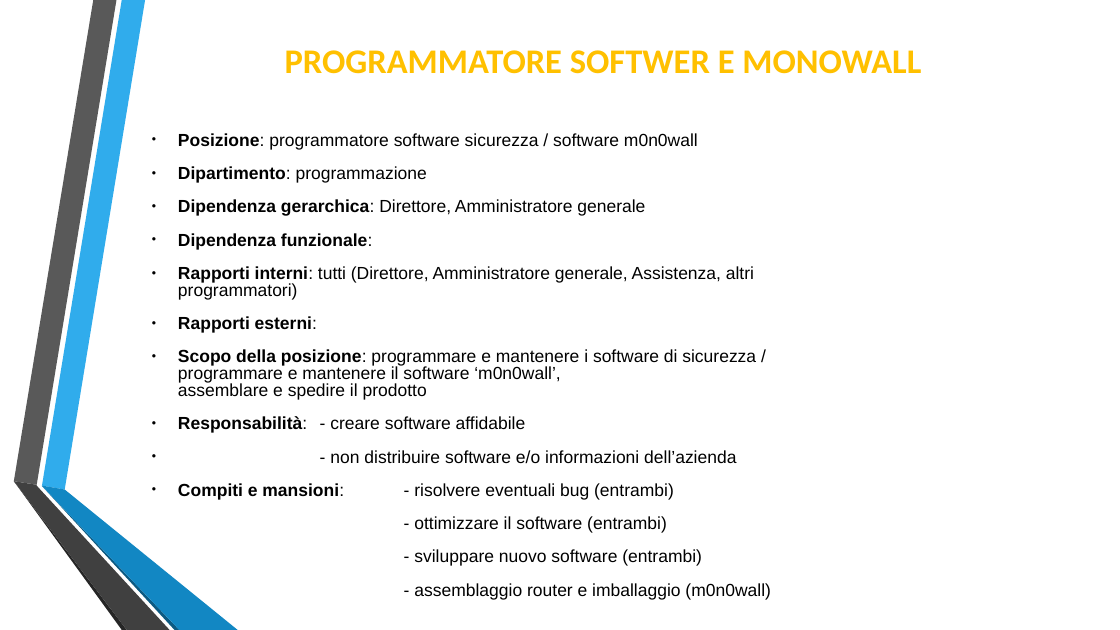
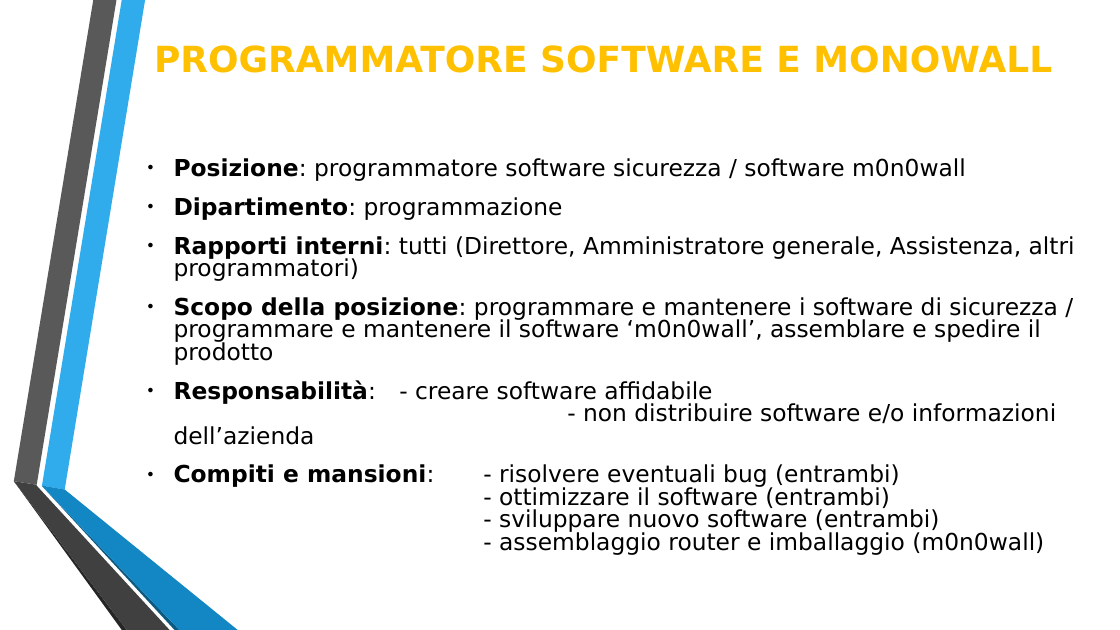
Before and after one commit to Lince99/GPOI, a slide deck: slide 8 of m0n0wall/Presentazione_M0n0wall.odp. Drawn at 1120x630 pixels with LibreOffice and Linux fonts; fonts in the diff are those of the drawing. Boxes give left, top, right and bottom in pixels: in the first picture for what was removed or moved away, otherwise in the second. Text is boxed around its words. In the diff, an @@ line names an element or a change of style, - is before the commit and + after.

Commit message:
Fix odp content and format

```diff
--- a/m0n0wall/Presentazione_M0n0wall.odp
+++ b/m0n0wall/Presentazione_M0n0wall.odp
@@ title at (154, 45, 1052, 73): text changed; size 29.6 to 30.8 pt; font Calibri to DejaVu Sans @@
-PROGRAMMATORE SOFTWER E MONOWALL
+PROGRAMMATORE SOFTWARE E MONOWALL
@@ text "Posizione: programmatore software sicurezza / ...": place and size @@
-text "Posizione: programmatore software sicurezza / ..." at (178, 166, 770, 600)
+text "Posizione: programmatore software sicurezza / ..." at (174, 158, 1075, 555)
@@ text at (174, 158, 1075, 365): size 15 to 20 pt, font Arial to DejaVu Sans in "Posizione: programmatore software sicurezza / software m0n0w ...", "Dipartimento: programmazione", "Rapporti interni: tutti (Direttore, Amministratore generale, ...", "Scopo della posizione: programmare e mantenere i ..." @@
@@ text at (178, 199, 645, 250): paragraphs removed @@
-● Dipendenza gerarchica: Direttore, Amministratore generale
-● Dipendenza funzionale:
@@ text at (178, 316, 317, 333): paragraph removed @@
-● Rapporti esterni:
@@ text at (174, 380, 1056, 555): text changed; size 15 to 20 pt; font Arial to DejaVu Sans @@
-● Responsabilità: - creare software affidabile
-● - non distribuire software e/o informazioni dell’azienda
-● Compiti e mansioni: - risolvere eventuali bug (entrambi)
-- ottimizzare il software (entrambi)
-- sviluppare nuovo software (entrambi)
-- assemblaggio router e imballaggio (m0n0wall)
+● Responsabilità: - creare software affidabile
+  - non distribuire software e/o informazioni dell’azienda
+● Compiti e mansioni: - risolvere eventuali bug (entrambi)
+  - ottimizzare il software (entrambi)
+  - sviluppare nuovo software (entrambi)
+  - assemblaggio router e imballaggio (m0n0wall)
```
Also in this commit, not shown: 7 other slides changed.
